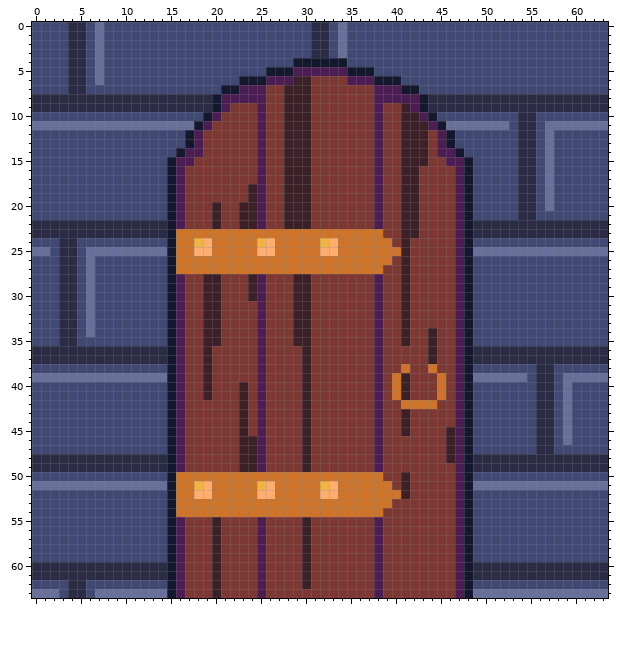
One commit to this pixel-art file: Assets/basic-door-closed.aseprite. The picture above was drawn from the file before the commit.
64x64 pixels, 1 frame.
Now the later version:
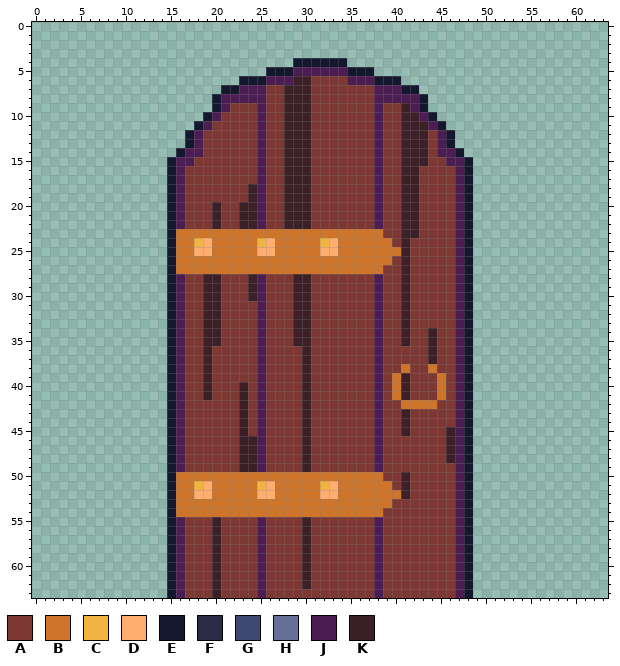
Palette (. is transparent): A #7d3833  B #cf752b  C #f0b541  D #ffae70  E #14182e  F #2b2b45  G #404973  H #686f99  J #4b1d52  K #3b2027
The exact change:
layer "Layer 1" now hidden
Changed rows in their new state; - is an unchanged pixel.
first column x 0:
 0 ................................................................
 1 ................................................................
 2 ................................................................
 3 ................................................................
 4 .............................------.............................
 5 ..........................------------..........................
 6 .......................------------------.......................
 7 .....................----------------------.....................
 8 ....................------------------------....................
 9 ....................------------------------....................
10 ...................--------------------------...................
11 ..................----------------------------..................
12 .................------------------------------.................
13 .................------------------------------.................
14 ................--------------------------------................
15 ...............----------------------------------...............
16 ...............----------------------------------...............
17 ...............----------------------------------...............
18 ...............----------------------------------...............
19 ...............----------------------------------...............
20 ...............----------------------------------...............
21 ...............----------------------------------...............
22 ...............----------------------------------...............
23 ...............----------------------------------...............
24 ...............----------------------------------...............
25 ...............----------------------------------...............
26 ...............----------------------------------...............
27 ...............----------------------------------...............
28 ...............----------------------------------...............
29 ...............----------------------------------...............
30 ...............----------------------------------...............
31 ...............----------------------------------...............
32 ...............----------------------------------...............
33 ...............----------------------------------...............
34 ...............----------------------------------...............
35 ...............----------------------------------...............
36 ...............----------------------------------...............
37 ...............----------------------------------...............
38 ...............----------------------------------...............
39 ...............----------------------------------...............
40 ...............----------------------------------...............
41 ...............----------------------------------...............
42 ...............----------------------------------...............
43 ...............----------------------------------...............
44 ...............----------------------------------...............
45 ...............----------------------------------...............
46 ...............----------------------------------...............
47 ...............----------------------------------...............
48 ...............----------------------------------...............
49 ...............----------------------------------...............
50 ...............----------------------------------...............
51 ...............----------------------------------...............
52 ...............----------------------------------...............
53 ...............----------------------------------...............
54 ...............----------------------------------...............
55 ...............----------------------------------...............
56 ...............----------------------------------...............
57 ...............----------------------------------...............
58 ...............----------------------------------...............
59 ...............----------------------------------...............
60 ...............----------------------------------...............
61 ...............----------------------------------...............
62 ...............----------------------------------...............
63 ...............----------------------------------...............
Where, in picture pixels (left, top, right, bottom), the same in both pictures:
erased: (32, 22, 608, 598)
